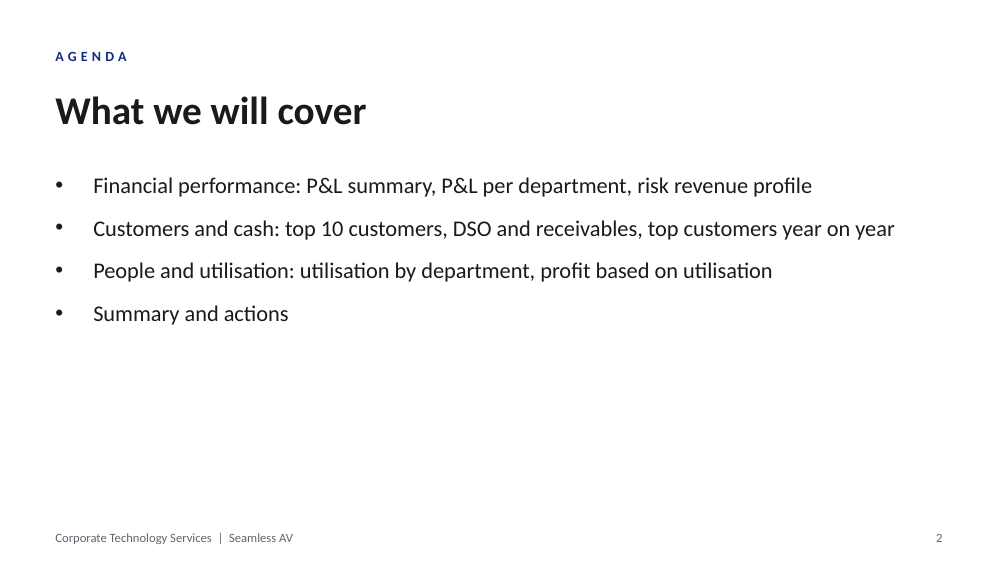
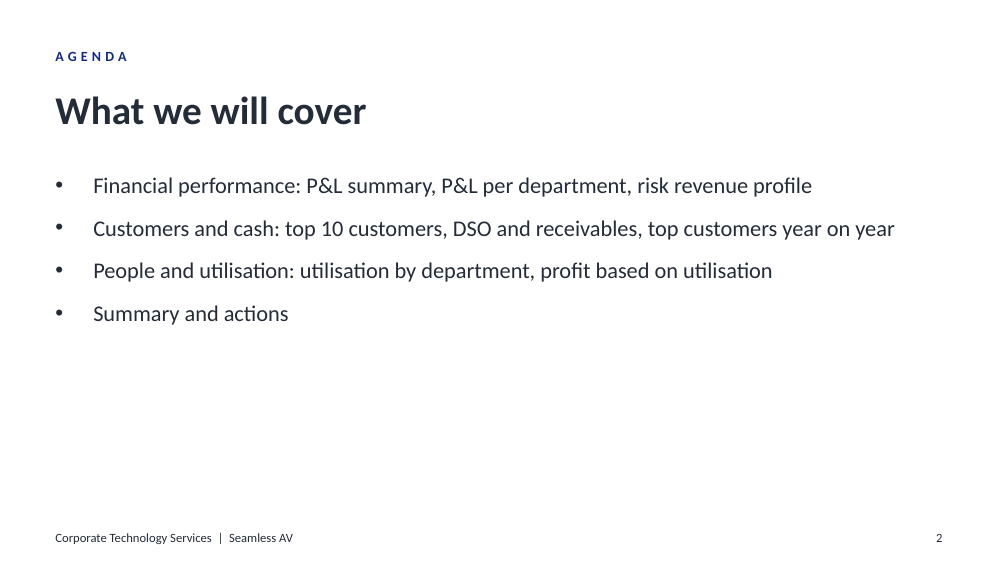
Before and after one commit to WesleyNelson-O33/Claude, a slide deck: slide 2 of deck/CTS Monthly Business Review - September 2026.pptx. Drawn at 1008x567 pixels with LibreOffice and Linux fonts; fonts in the diff are those of the drawing; background and template pictures are left out. Boxes give left, top, right and bottom in pixels: in the first picture for what was removed or moved away, otherwise in the second. Text is boxed around its words. In the diff, an @@ line names an element or a change of style, - is before the commit and + after.

```diff
--- a/deck/CTS Monthly Business Review - September 2026.pptx
+++ b/deck/CTS Monthly Business Review - September 2026.pptx
@@ title "What we will cover" at bbox=[55, 96, 367, 125]: text colour #1A1A1A to #242C39 @@
@@ text "Financial performance: P&L summary, P&L ..." at bbox=[93, 177, 894, 325]: text colour #1A1A1A to #242C39 @@
@@ text "Corporate Technology Services | Seamless ..." at bbox=[55, 533, 293, 544]: text colour #5F6670 to #242C39 @@
@@ page number at bbox=[936, 534, 942, 542]: text colour #5F6670 to #242C39 @@
```
Also in this commit, not shown: 17 other slides changed, 1 other file.
